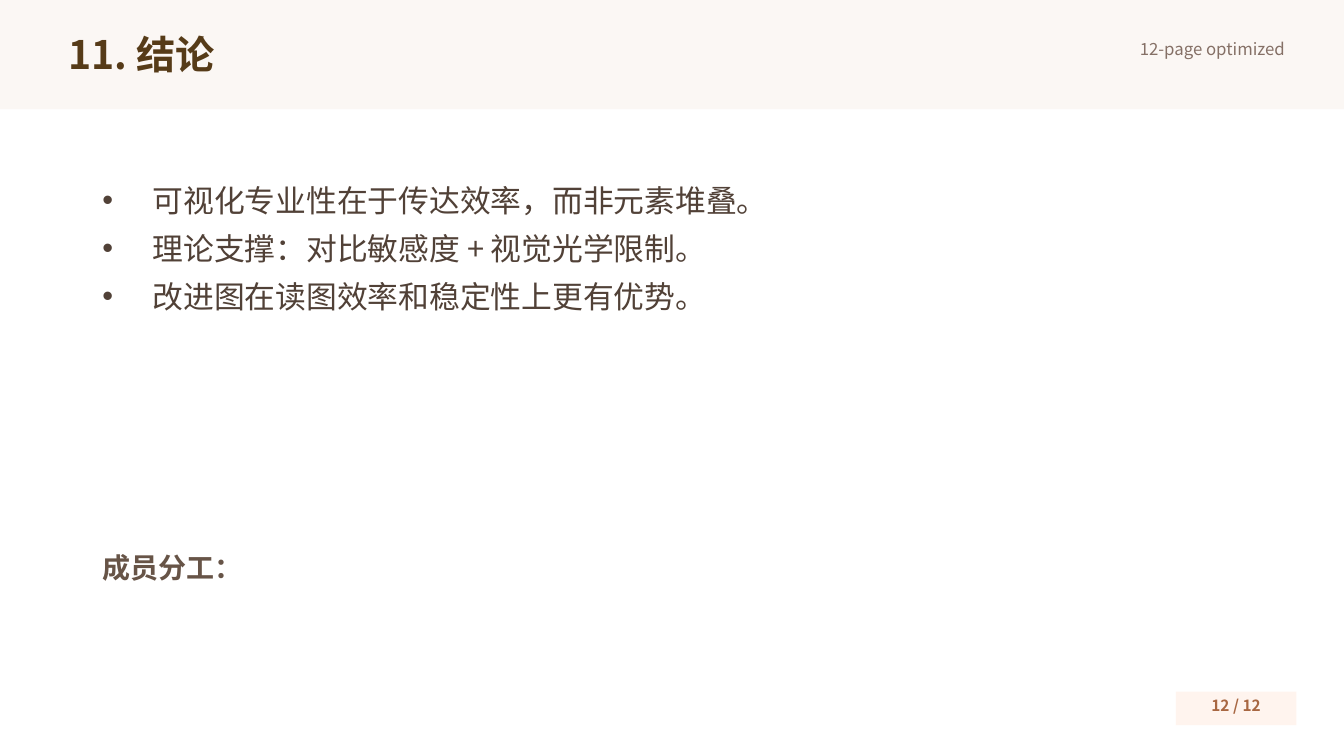
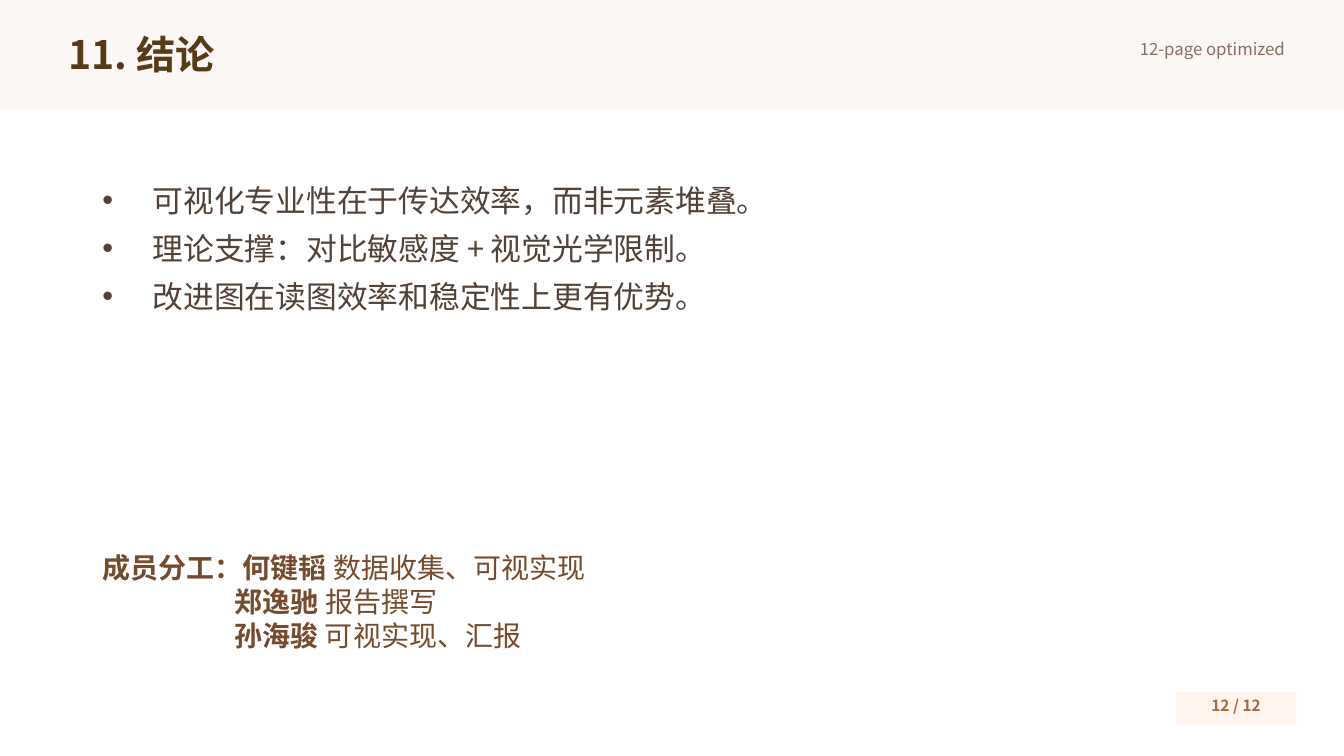
Before and after one commit to STU-VAD/Assignment1_ContrastSensitivity-Optics, a slide deck: slide 12 of Release/PPT_Assignment1.pptx. Drawn at 1344x756 pixels with LibreOffice and Linux fonts; fonts in the diff are those of the drawing. Boxes give left, top, right and bottom in pixels: in the first picture for what was removed or moved away, otherwise in the second. Text is boxed around its words. In the diff, an @@ line names an element or a change of style, - is before the commit and + after.

Commit message:
Release 1.0 PPT添加分工

```diff
--- a/Release/PPT_Assignment1.pptx
+++ b/Release/PPT_Assignment1.pptx
@@ text at box(102, 554, 585, 649): text changed; text colour #675447 to #764A2D; bold off @@
-成员分工：
+成员分工：何键韬 数据收集、可视实现
+郑逸驰 报告撰写
+孙海骏 可视实现、汇报
```
Also in this commit, not shown: 1 other slide changed.
